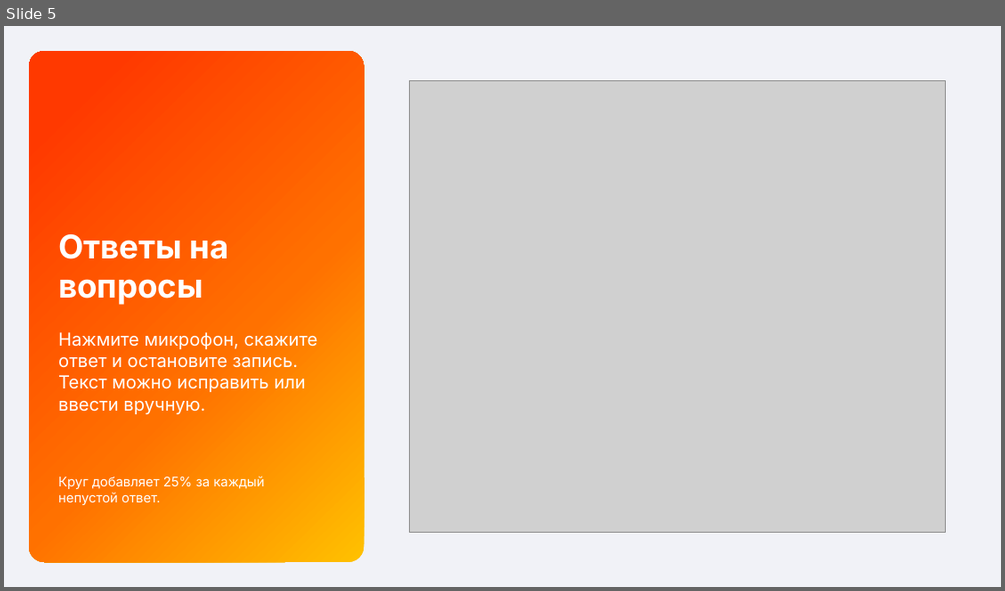
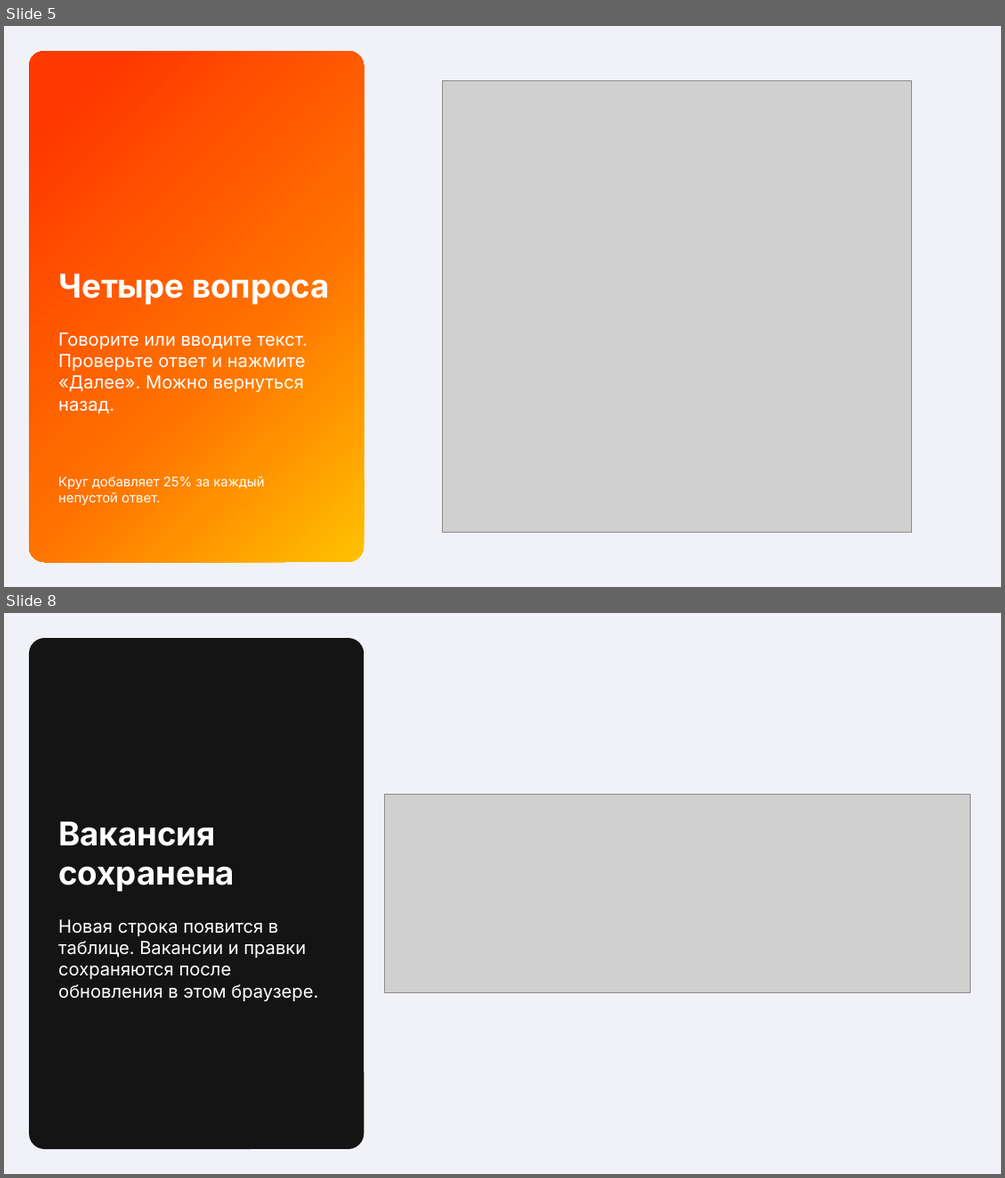
Before and after one commit to trueakaru-stack/iskra-vacancy-prototype, a slide deck: docs/voice-vacancy-presentation.pptx. Shown one above the other, each under a label of ours: slide 5 before the commit, slides 5 and 8 after it; the slides between them are not shown. The pictures are 1005x591 and 1005x1178 pixels, drawn with LibreOffice and Linux fonts; fonts in the diff are those of the drawing; grey boxes stand for pictures. Boxes give left, top, right and bottom in pixels: in the first picture for what was removed or moved away, otherwise in the second. Text is boxed around its words. In the diff, an @@ line names an element or a change of style, - is before the commit and + after.

```diff
--- a/docs/voice-vacancy-presentation.pptx
+++ b/docs/voice-vacancy-presentation.pptx
@@ slide 8 added at box(4, 613, 1001, 1174), background #F1F2F7 @@
@@ rounded rectangle added at box(29, 638, 364, 1149), fill #141414 @@
@@ picture added at box(384, 794, 970, 992) @@
@@ text added at box(58, 821, 235, 892), 31.5 pt, text #FFFFFF, bold @@
+Вакансия сохранена
@@ text added at box(58, 919, 318, 1001), 17.2 pt, text #FFFFFF @@
+Новая строка появится в таблице. Вакансии и правки сохраняются после обновления в этом браузере.
@@ slide 5 changed as well @@
@@ picture: place and size @@
-picture at box(409, 80, 946, 532)
+picture at box(442, 80, 912, 532)
@@ text at box(58, 273, 330, 305): text changed @@
-Ответы на вопросы
+Четыре вопроса
@@ text at box(58, 332, 307, 414): text changed @@
-Нажмите микрофон, скажите ответ и остановите запись. Текст можно исправить или ввести вручную.
+Говорите или вводите текст. Проверьте ответ и нажмите «Далее». Можно вернуться назад.
```
Also in this commit, not shown: 3 other slides changed, 3 other slides added, 4 slides removed, 28 other files.
